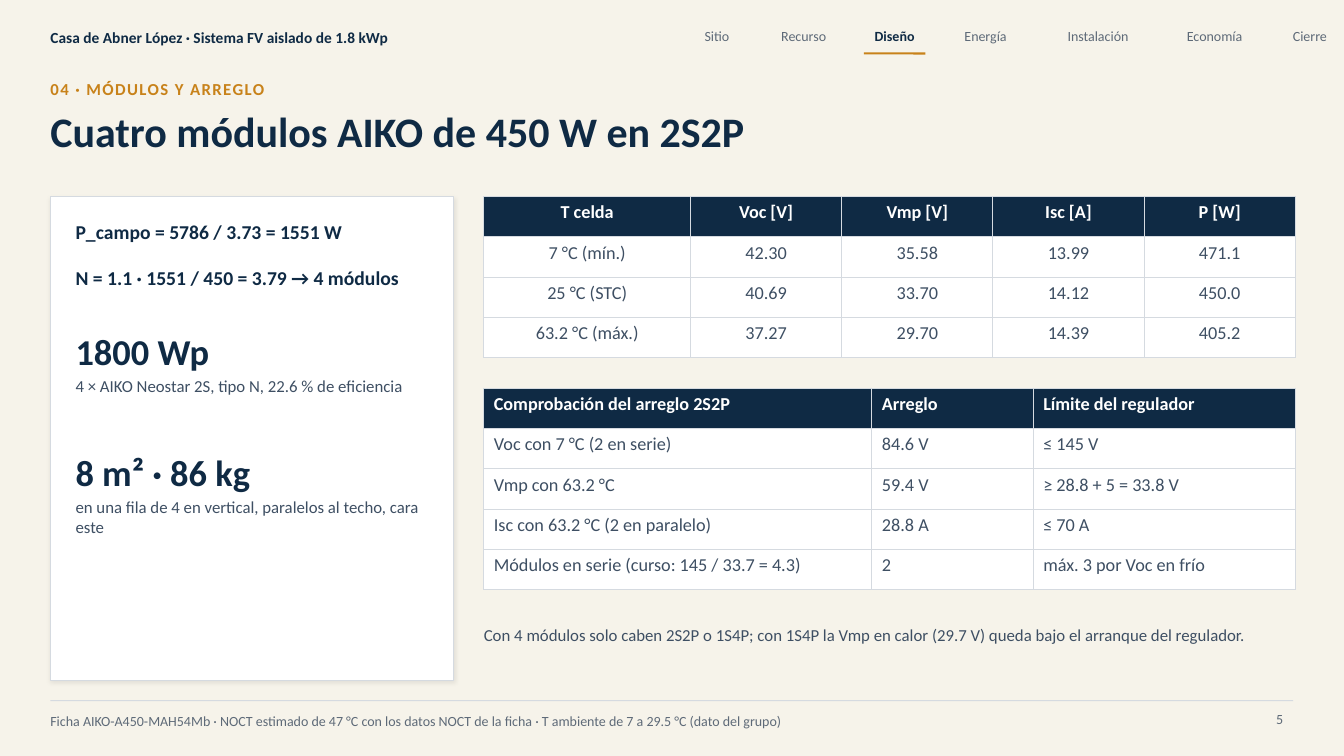
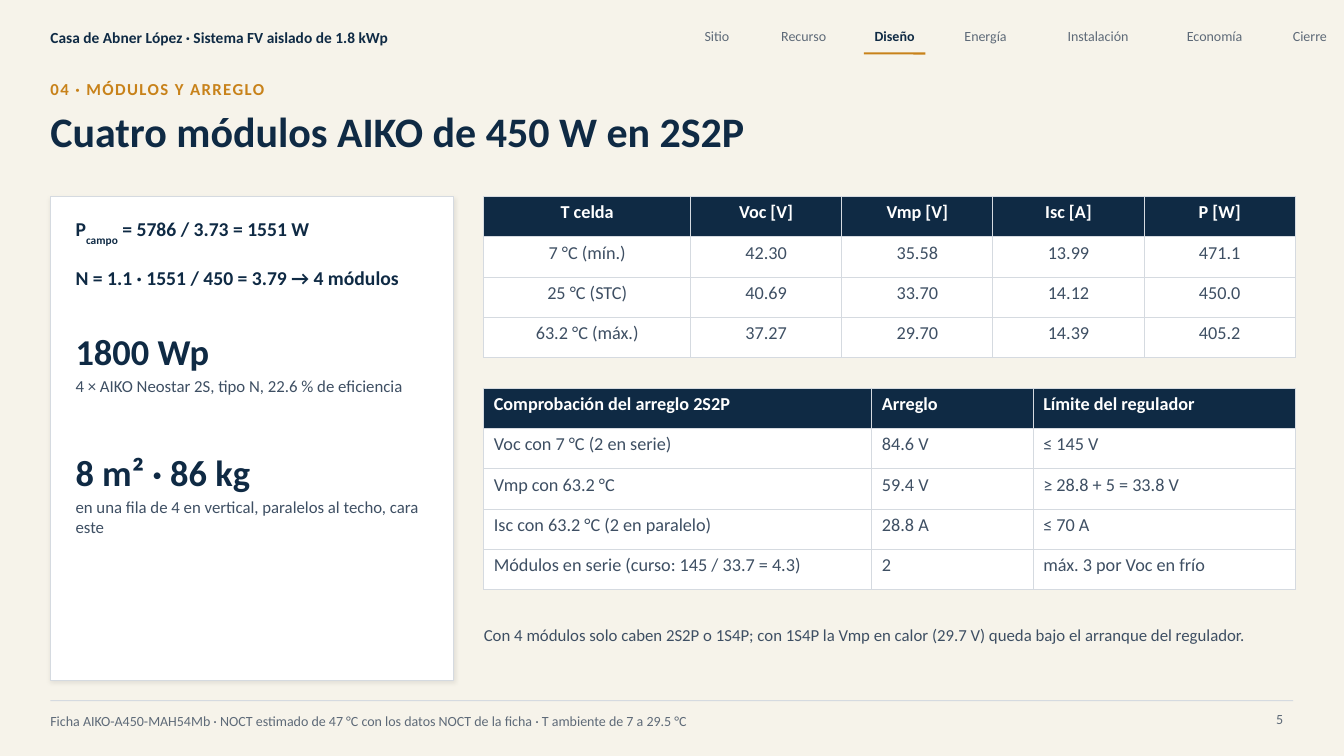
Before and after one commit to Jordis17/PROYECTO-2-FOTOVOLTAICOS, a slide deck: slide 5 of informe/presentacion/Sistema_FV_aislado_Abner_Lopez.pptx. Drawn at 1344x756 pixels with LibreOffice and Linux fonts; fonts in the diff are those of the drawing. Boxes give left, top, right and bottom in pixels: in the first picture for what was removed or moved away, otherwise in the second. Text is boxed around its words. In the diff, an @@ line names an element or a change of style, - is before the commit and + after.

```diff
--- a/informe/presentacion/Sistema_FV_aislado_Abner_Lopez.pptx
+++ b/informe/presentacion/Sistema_FV_aislado_Abner_Lopez.pptx
@@ text at bbox=[137, 222, 309, 236]: text changed @@
-P_campo = 5786 / 3.73 = 1551 W
+Pcampo = 5786 / 3.73 = 1551 W
@@ text at bbox=[50, 716, 686, 726]: text changed @@
-Ficha AIKO-A450-MAH54Mb · NOCT estimado de 47 °C con los datos NOCT de la ficha · T ambiente de 7 a 29.5 °C (dato del grupo)
+Ficha AIKO-A450-MAH54Mb · NOCT estimado de 47 °C con los datos NOCT de la ficha · T ambiente de 7 a 29.5 °C
```
Also in this commit, not shown: 9 other slides changed, 16 other files.
